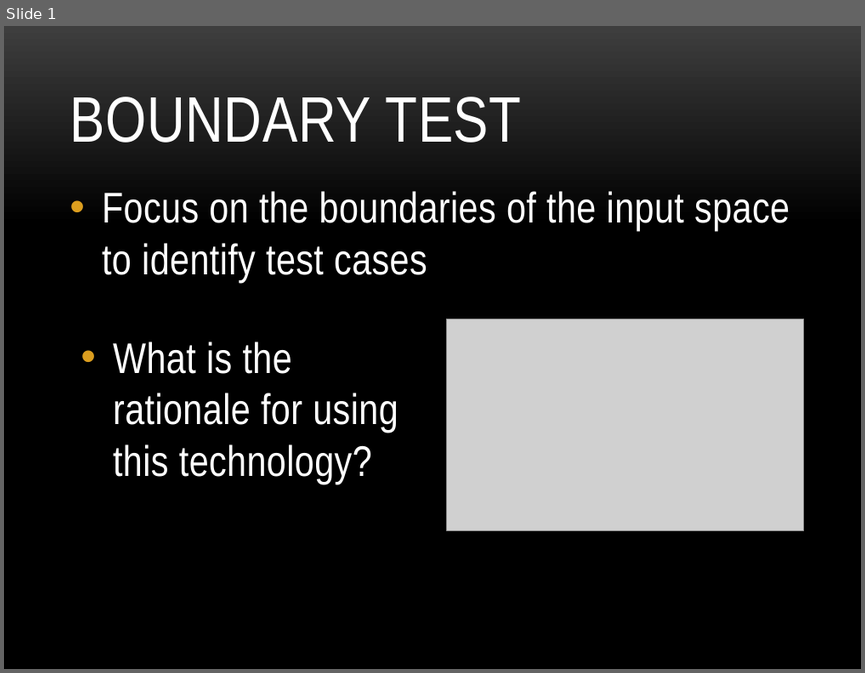
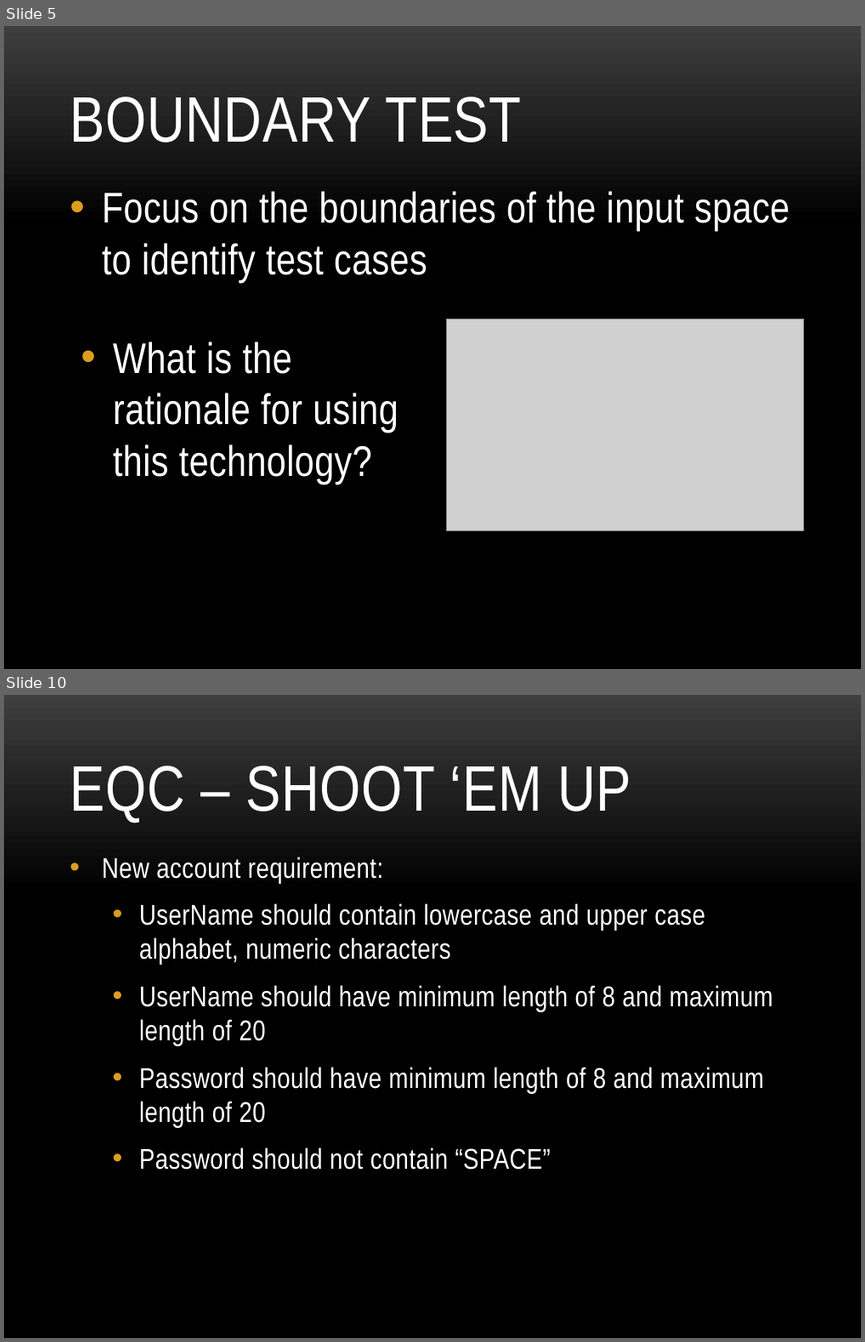
Before and after one commit to khoanguyen/UnitTestDemo, a slide deck: UnitTest.pptx. Shown one above the other, each under a label of ours: slide 1 before the commit, slides 5 and 10 after it; the slides between them are not shown. The pictures are 865x673 and 865x1342 pixels, drawn with LibreOffice and Linux fonts; fonts in the diff are those of the drawing; grey boxes stand for pictures; background and template pictures are left out. Boxes give left, top, right and bottom in pixels: in the first picture for what was removed or moved away, otherwise in the second. Text is boxed around its words. In the diff, an @@ line names an element or a change of style, - is before the commit and + after.

```diff
--- a/UnitTest.pptx
+++ b/UnitTest.pptx
@@ slide 10 added at (x1=4, y1=695, x2=861, y2=1338), background picture (left out) @@
@@ title added at (x1=69, y1=766, x2=631, y2=823), 54 pt, text #FFFFFF @@
+EQC – SHOOT ‘EM UP
@@ text added at (x1=102, y1=857, x2=773, y2=1169), 24 pt, text #FFFFFF @@
+• New account requirement:
+  • UserName should contain lowercase and upper case alphabet, numeric characters
+  • UserName should have minimum length of 8 and maximum length of 20
+  • Password should have minimum length of 8 and maximum length of 20
+  • Password should not contain “SPACE”
@@ what was slide 1 is now slide 5 @@
```
Also in this commit, not shown: 2 slides changed, 13 other slides added, 1 slide removed.
